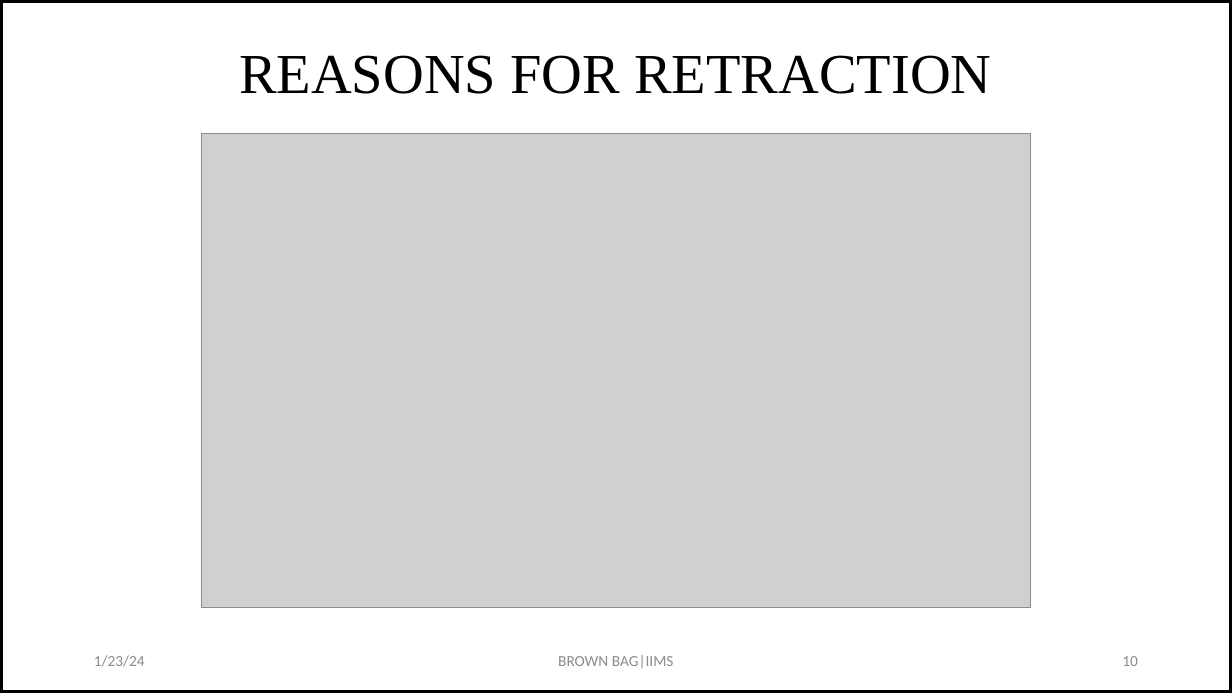
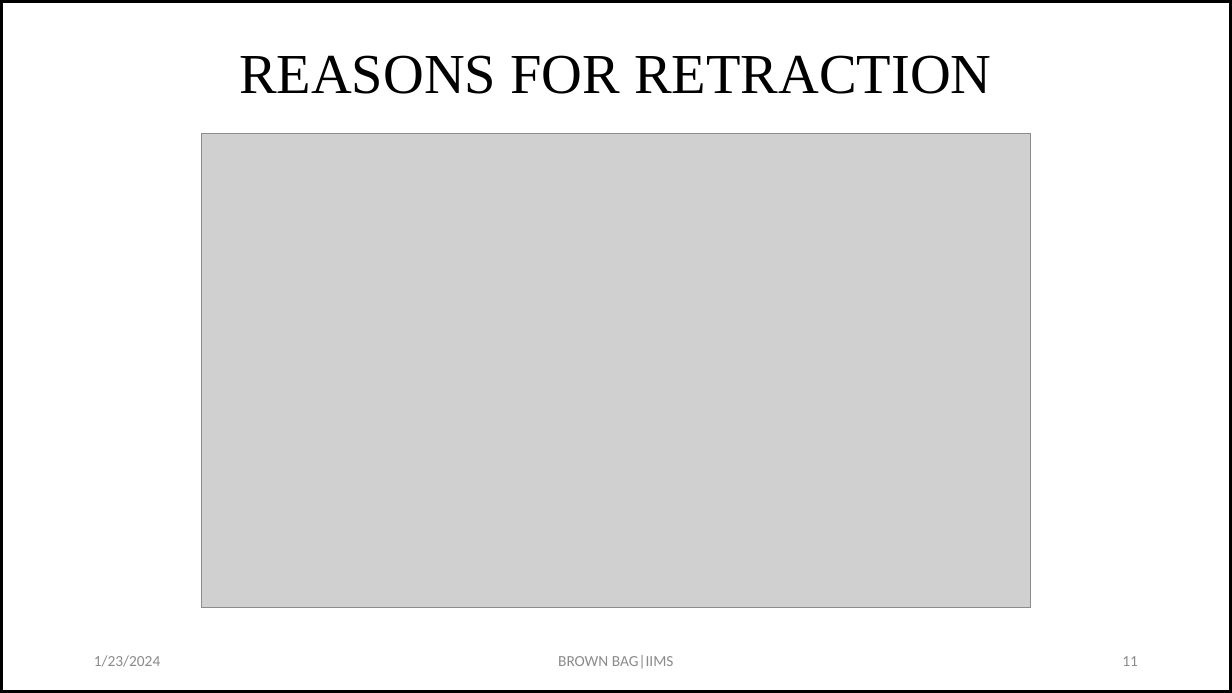
Before and after one commit to drkbhere/Retraction-Analysis, a slide deck: slide 11 of Brownbag-updated.pptx (slide 10 before the commit). Drawn at 1232x693 pixels with LibreOffice and Linux fonts; fonts in the diff are those of the drawing; grey boxes stand for pictures. Boxes give left, top, right and bottom in pixels: in the first picture for what was removed or moved away, otherwise in the second. Text is boxed around its words. In the diff, an @@ line names an element or a change of style, - is before the commit and + after.

```diff
--- a/Brownbag-updated.pptx
+++ b/Brownbag-updated.pptx
@@ text at [94,655,160,667]: text changed @@
-1/23/24
+1/23/2024
@@ page number at [1122,656,1138,666]: text changed @@
-10
+11
```
Also in this commit, not shown: 25 other slides changed, 1 slide added, 1 other file.
